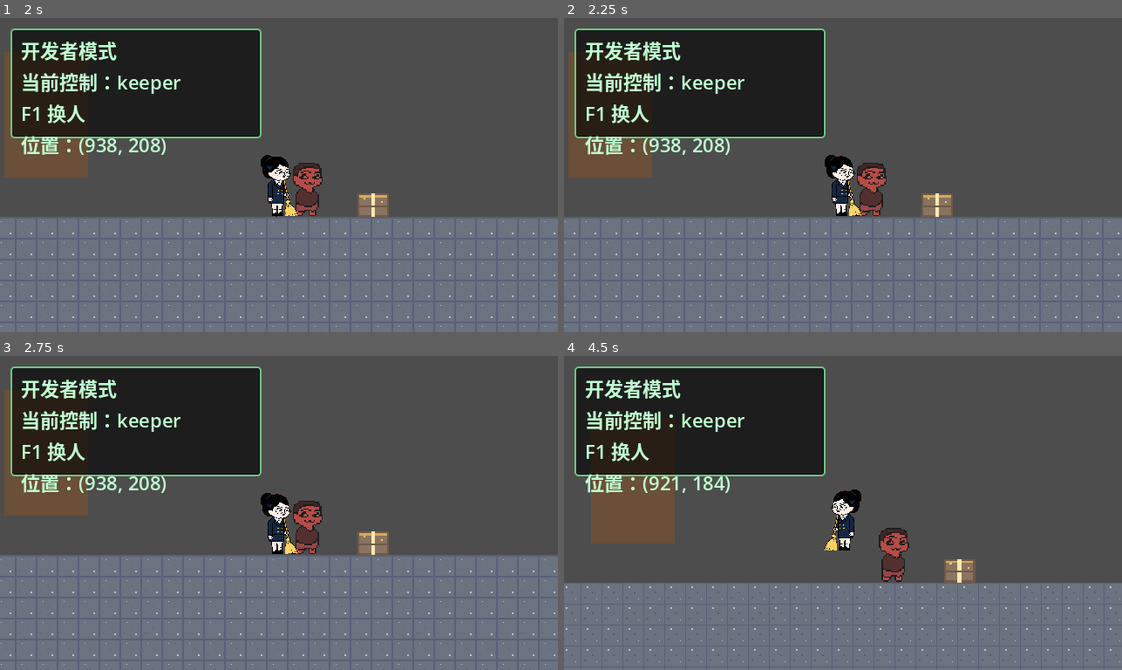
Above: before the commit, frames 1-4 (two rows, left to right).
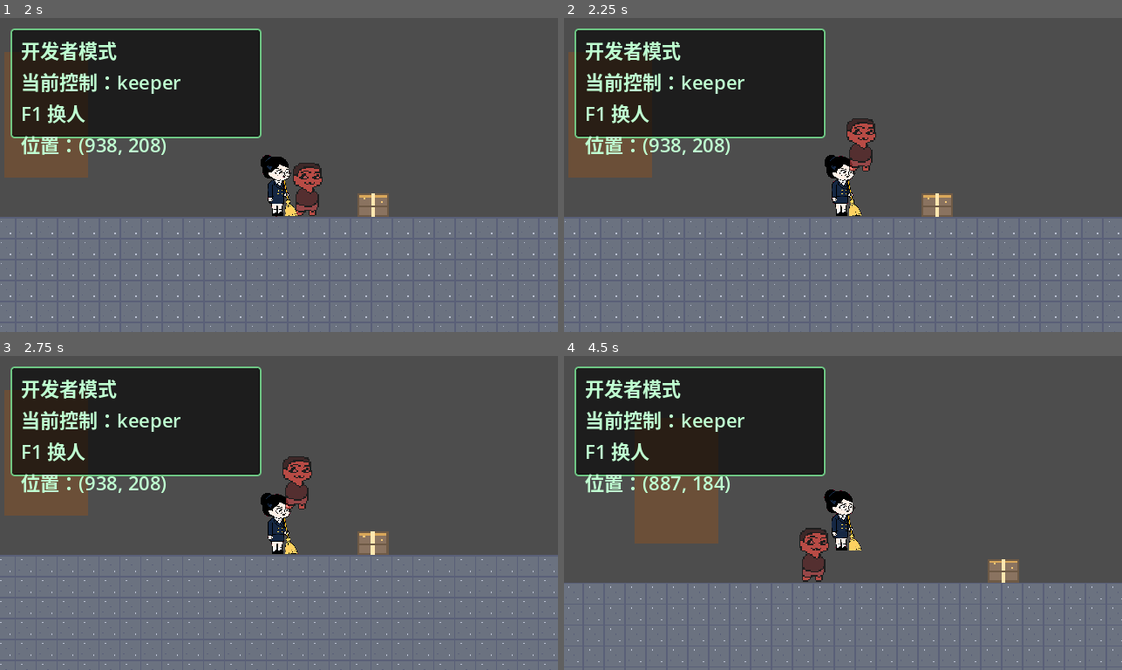
Above: after the commit, the same moments.

Repository: D939wh/----
Game: Godot game, scene res://场景/测试/阿姨打人自测.tscn
Same seed, same stepped clock (60 frames per second), same inputs: the game is played once before the commit and once after it. This scene is started directly instead of the project's main scene.
Inputs (mouse positions are in pixels of both pictures, inside the frame that each line leads up to):
- Up to frame 1 (2 s): tap Enter at 0.5 s; move the mouse to (401, 159) at 0.52 s; hold D (right) 0.53-1.25 s; hold G (grab) 0.53-1.25 s; click (401, 159) at 0.67 s; tap Space (jump) at 0.77, 1.07 s; tap F (interaction) at 0.8 s; drag from (167, 190) to (340, 225) at 1.27 s
- Up to frame 2 (2.25 s): move the mouse to (898, 105) at 2.02 s; hold D (right) from 2.03 s (still down); hold G (grab) from 2.03 s (still down)
- Up to frame 3 (2.75 s): keep holding D (right); keep holding G (grab); tap F (interaction) at 2.3 s
- Up to frame 4 (4.5 s): release D (right) at 2.75 s; release G (grab) at 2.75 s; drag from (815, 575) to (870, 525) at 2.77 s; tap Space (jump) at 3.5, 3.77, 4.07 s; move the mouse to (1010, 560) at 3.52 s; hold A (left) 3.53-4.25 s; tap E (open_door) at 3.6 s; tap F (interaction) at 3.8 s; drag from (675, 465) to (960, 553) at 4.27 s

Frame 1 is identical in both runs. In frame 2, 1.4% of the frame differs, in the area x 50-58%, y 31-64%; in frame 3, 1.6%; in frame 4, 6.5%, in the area x 0-100%, y 38-98%.

Commit message:
修两个bug：G一键扛人、瘫痪学生换层不挡路、切人计时器照走；无头回归全过

Diff:
--- /dev/null
+++ b/阿姨别追/场景/测试/切人卡死诊断.gd
@@ -0,0 +1,84 @@
+extends Node
+## 回归测试：G 一键扛人 + F1 切人不卡 + 瘫痪学生不挡路
+## 跑法：Godot --headless 场景/测试/切人卡死诊断.tscn
+
+var r := {}
+var s: Node
+var k: Node
+
+func _ready() -> void:
+	var packed: PackedScene = load("res://场景/主场景.tscn")
+	var scene := packed.instantiate()
+	get_parent().add_child.call_deferred(scene)
+	await get_tree().process_frame
+	await get_tree().physics_frame
+	await get_tree().physics_frame
+
+	s = scene.get_node("student")
+	k = scene.get_node("keeper")
+
+	Director.switch_control()
+	k.global_position = Vector2(900, 208)
+	s.global_position = Vector2(960, 208)
+	await _w(0.2)
+
+	# 打两下 → 瘫痪
+	await _tap("interaction")
+	await _w(1.3)
+	await _tap("interaction")
+	await _w(0.2)
+	r["1_打瘫"] = "血量 %d / 瘫痪 %s / 碰撞层 %d（应 2）" % [s.血量, s.瘫痪, s.collision_layer]
+
+	# 先验证「瘫痪不挡路」：等挥击后摇过去，宿管从 900 往右走 0.5 秒应越过 960
+	await _w(0.9)   # 后摇 0.8 秒，等它走完
+	var x0: float = k.global_position.x
+	Input.action_press("right")
+	await _w(0.5)
+	Input.action_release("right")
+	r["2_跨过瘫痪"] = "位移 %.0f（应 >120，不被 960 处的学生挡住）" % (k.global_position.x - x0)
+
+	# 走回学生身边，按一下 G（不按住）→ 应该直接扛起
+	k.global_position = Vector2(940, 208)
+	s.global_position = Vector2(960, 208)
+	await _w(0.2)
+	await _tap("grab")
+	await _w(0.2)
+	r["3_一键扛起"] = "扛着=%s（应 true） / 学生被扛=%s / 学生父节点=%s" % [
+		k._carried_student != null, s.被扛着, s.get_parent().name]
+
+	# F1 切到学生再切回，宿管应该还能走
+	Director.switch_control()
+	await _w(0.2)
+	var 中途 = Director.当前控制.name
+	Director.switch_control()
+	await _w(0.2)
+	r["4_切人"] = "切到 %s → 切回 %s" % [中途, Director.当前控制.name]
+
+	var x1: float = k.global_position.x
+	Input.action_press("right")
+	await _w(0.5)
+	Input.action_release("right")
+	r["5_切回能走"] = "位移 %.0f（应 >60，扛人 222 速）" % (k.global_position.x - x1)
+
+	# 放下 → 学生落回地面、还瘫着、碰撞层仍是 2
+	await _tap("grab")
+	await _w(0.4)
+	r["6_放下"] = "空肩=%s / 还瘫痪=%s / 父节点=%s / 层 %d" % [
+		k._carried_student == null, s.瘫痪, s.get_parent().name, s.collision_layer]
+
+	print("=== 一键扛人 + 切人回归 ===")
+	for key in r:
+		print("  %s: %s" % [key, r[key]])
+	get_tree().quit(0)
+
+
+func _w(t: float) -> void:
+	await get_tree().create_timer(t).timeout
+
+
+func _tap(action: String) -> void:
+	Input.action_press(action)
+	await get_tree().physics_frame
+	await get_tree().physics_frame
+	Input.action_release(action)
+	await _w(0.1)
--- /dev/null
+++ b/阿姨别追/场景/测试/切人卡死诊断.tscn
@@ -0,0 +1,6 @@
+[gd_scene load_steps=2 format=3 uid="uid://c1testswitch1"]
+
+[ext_resource type="Script" path="res://场景/测试/切人卡死诊断.gd" id="1_diag"]
+
+[node name="切人卡死诊断" type="Node"]
+script = ExtResource("1_diag")
--- a/阿姨别追/场景/测试/阿姨打人自测.gd
+++ b/阿姨别追/场景/测试/阿姨打人自测.gd
@@ -52,15 +52,14 @@
 	Input.action_release("right")
 	r["瘫了走不动"] = "宿管位移 %.0f（后摇中应为 0）" % (k.global_position.x - 900.0)
 
-	# —— CD 过去，贴身（20px）按住 G 读条 1.2 秒 → 扛上肩 ——
+	# —— CD 过去，贴身（20px）按一下 G → 直接扛上肩（20:01 改成一键，不再读条）——
 	await _wait(1.0)
 	k.global_position = Vector2(940, 208)
 	await _wait(0.1)
-	Input.action_press("grab")
-	await _wait(1.4)
-	r["读完条"] = "宿管扛着人=%s / 学生被扛=%s / 学生父节点=%s" % [
+	await _tap_g()
+	await _wait(0.2)
+	r["一键扛起"] = "宿管扛着人=%s / 学生被扛=%s / 学生父节点=%s" % [
 		k._carried_student != null, s.被扛着, s.get_parent().name]
-	Input.action_release("grab")
 
 	# —— 扛着人走：移速应 370×0.6=222，0.5 秒走约 100+px ——
 	var before := k.global_position.x
@@ -82,17 +81,6 @@
 	var 在地面: bool = absf(s.global_position.y - k.global_position.y) < 8.0
 	r["放下判in"] = "在脚边=%s / 在地面=%s" % [在脚边, 在地面]
 
-	# —— 打断验证：再按住 G 读条，读到一半走开 → 进度清零、扛不成 ——
-	await _wait(1.3)   # 等挥击 CD 过去
-	k.global_position = Vector2(940, 208)
-	await _wait(0.1)
-	Input.action_press("grab")
-	await _wait(0.6)                       # 读到一半（0.6 < 1.2）
-	k.global_position = Vector2(1140, 208)  # 宿管瞬移走开（超 60px 判定线）
-	await _wait(0.3)
-	Input.action_release("grab")
-	r["打断验证"] = "读条进度 %.2f（应清零为 0）/ 扛着人=%s（应 false）" % [
-		k._grab_progress, k._carried_student != null]
 
 	# —— 朝向验证：宿管先向左走（面朝左），学生对齐到她左侧，按 F 应朝左命中 ——
 	await _wait(1.3)   # 等挥击 CD
--- a/阿姨别追/角色/学生/student.gd
+++ b/阿姨别追/角色/学生/student.gd
@@ -44,6 +44,10 @@
 # 素材后面会换，现在「瘫痪」先用 变红+半透明 占位（红得像被打青了一样）。
 const MAX_HP: int = 2                      # 血量上限（格子数，不是小数）
 const 瘫痪变色 := Color(1.0, 0.35, 0.35, 0.6)  # 占位色：红 + 半透明，等美术素材
+## 瘫痪时身体换到第 2 层：宿管身体只认第 1 层，跨得过去不会被她绊住；
+## 但宿管的感应区（mask 11 = 1+2）照样能看见她，好按 G 扛起来。
+const 正常碰撞层: int = 1
+const 瘫痪碰撞层: int = 2
 
 var 血量: int = MAX_HP                     # 现在还剩几格
 var 瘫痪: bool = false                     # 两格打空了？瘫了不能动
@@ -363,6 +367,7 @@
 func _瘫了() -> void:
 	瘫痪 = true
 	velocity = Vector2.ZERO
+	collision_layer = 瘫痪碰撞层   # 瘫在地上，别人能跨过去（不然整条走廊被她堵死）
 	$AnimatedSprite2D.modulate = 瘫痪变色
 	print("[学生] 我瘫了（%d/%d 格）" % [血量, MAX_HP])
 
@@ -391,5 +396,6 @@
 func 拉起() -> void:
 	血量 = MAX_HP
 	瘫痪 = false
+	collision_layer = 正常碰撞层   # 站起来又能挡人了
 	$AnimatedSprite2D.modulate = Color.WHITE
 	print("[学生] 恢复了（%d/%d 格）" % [血量, MAX_HP])
--- a/阿姨别追/角色/宿管/宿管.gd
+++ b/阿姨别追/角色/宿管/宿管.gd
@@ -33,25 +33,19 @@
 
 # ── 挥击 / 抓捕 / 扛人（W2D2，2026-11-04）────────────────────
 # 策划案原数：挥击身前 2 米 × 120° 扇形、1 格伤害、站定才能挥、
-# 后摇 0.8 秒、CD 1.2 秒；抓捕贴身长按 1.2 秒读条，被打断则重置。
-# 学生拎人移速 −40% 不变（370 × 0.6 = 222）、不能爬梯。
-# 素材后面有，挥击动画先用现有帧占位（打中那一下学生变红半透明）。
+# 后摇 0.8 秒、CD 1.2 秒；拎人移速 −40%（370 × 0.6 = 222）、不能爬梯。
+# 20:01 主人改：抓捕不再是「按住读条」——学生瘫痪后按 G **一键直接扛**。
 const SWING_RANGE: float = 200.0        # 挥击距离（像素）。2 米 × 100 像素/米
 const SWING_ARC: float = 120.0          # 扇形角度（度）
 const SWING_RAYS: int = 12              # 扇形里打几条射线（越多越密，12 条足够）
 const SWING_RECOVER: float = 0.8        # 后摇：挥完这秒内不能再挥、不能动
 const SWING_CD: float = 1.2             # 冷却：从挥出起算，隔这秒才能再挥
-const GRAB_TIME: float = 1.2            # 抓捕读条总时长（秒）
-const GRAB_RANGE: float = 40.0          # 多近算「贴身」（像素）
 const CARRY_STUDENT_OFFSET := Vector2(14, -34)  # 学生扛在肩上的相对位置
 const CARRY_SPEED_MULT: float = 0.6     # 扛人时移速乘它（策划案 −40%）
 
 var _swing_cd_left: float = 0.0         # 挥击冷却还剩几秒
 var _swing_recover_left: float = 0.0    # 后摇还剩几秒（>0 时不能动）
 var _swing_dir: float = 1.0             # 面朝哪边（1 右 / -1 左）。出生默认朝右，之后随方向键更新
-var _grabbing: bool = false             # 正在长按读条抓人？
-var _grab_target: Node = null           # 读条目标是哪个学生
-var _grab_progress: float = 0.0         # 读条进度（0~1）
 var _carried_student: Node = null       # 正扛着哪个学生（null = 空肩）
 
 var _on_ladder: bool = false
@@ -88,6 +82,10 @@
 
 
 func _physics_process(delta: float) -> void:
+	# 计时器照走，跟「现在谁被控制」无关 —— 不然切走再切回来会先僵 0.8 秒
+	_swing_cd_left = maxf(_swing_cd_left - delta, 0.0)
+	_swing_recover_left = maxf(_swing_recover_left - delta, 0.0)
+
 	# 没被控制时：不吃键盘，但照常受重力，不会浮在空中
 	if not _受控():
 		velocity.x = move_toward(velocity.x, 0.0, FRICTION * delta)
@@ -118,37 +116,19 @@
 	if Input.is_action_just_pressed("open_door"):
 		_开门()
 
-	# ── W2D2 · 键位各管一件事（18:51 主人验收定的：攻击/搬运分开）──
+	# ── W2D2 · 键位各管一件事（20:01 主人定的：攻击/搬运分开，搬运一键）──
 	#   F（interaction）→ 只挥击（攻击）
-	#   G（grab）       → 只扛人：扛着就放下；贴身有瘫痪学生就按住读条扛上肩
+	#   G（grab）       → 只扛人：扛着就放下；贴身有瘫痪学生就**一键直接扛**
 	_更新朝向()
 	if Input.is_action_just_pressed("interaction"):
 		_挥击()
 	if Input.is_action_just_pressed("grab"):
 		if _carried_student != null:
 			_放下学生()
-		elif _贴身瘫痪学生() != null:
-			_grabbing = true
-			_grab_target = _贴身瘫痪学生()
-			_grab_progress = 0.0
-			print("[宿管] 开始抓捕读条（按住 G 别松）")
-
-	# ── 读条推进：按住 G 且目标还在贴身范围内，1.2 秒满 → 扛上肩 ──
-	if _grabbing:
-		if not Input.is_action_pressed("grab") or _grab_target == null \
-				or not is_instance_valid(_grab_target) \
-				or global_position.distance_to(_grab_target.global_position) > GRAB_RANGE * 1.5:
-			print("[宿管] 抓捕被打断，进度清零")
-			_grabbing = false
-			_grab_target = null
-			_grab_progress = 0.0
 		else:
-			_grab_progress += delta / GRAB_TIME
-			if _grab_progress >= 1.0:
-				_扛起(_grab_target)
-				_grabbing = false
-				_grab_target = null
-				_grab_progress = 0.0
+			var 目标 := _贴身瘫痪学生()
+			if 目标 != null:
+				_扛起(目标)
 
 	# ── 重力 ──
 	if not is_on_floor():
@@ -178,20 +158,16 @@
 		velocity.y *= JUMP_CUT
 
 	# ── 左右速度 ──
-	# 三个状态影响移速：后摇站定（挥完那 0.8 秒）、扛人 ×0.6（策划案 −40%）、读条时站定
+	# 两个状态影响移速：后摇站定（挥完那 0.8 秒）、扛人 ×0.6（策划案 −40%）
 	var 走速 := SPEED
 	if _carried_student != null:
 		走速 = SPEED * CARRY_SPEED_MULT
-	if dir != 0.0 and _swing_recover_left <= 0.0 and not _grabbing:
+	if dir != 0.0 and _swing_recover_left <= 0.0:
 		var same_dir := signf(velocity.x) == signf(dir)
 		if not (not is_on_floor() and same_dir and absf(velocity.x) > 走速):
 			velocity.x = move_toward(velocity.x, dir * 走速, ACCEL * delta)
 	else:
 		velocity.x = move_toward(velocity.x, 0.0, FRICTION * delta)
-
-	# ── 挥击冷却/后摇计时（每帧减一点）──
-	_swing_cd_left = maxf(_swing_cd_left - delta, 0.0)
-	_swing_recover_left = maxf(_swing_recover_left - delta, 0.0)
 
 	# 扛着学生时，把他摆到肩上（位置每帧算，跟学生搬箱子同一个套路）
 	if _carried_student != null and is_instance_valid(_carried_student):
--- a/阿姨别追/角色/宿管/宿管.tscn
+++ b/阿姨别追/角色/宿管/宿管.tscn
@@ -58,7 +58,7 @@
 [node name="PickupZone" type="Area2D" parent="."]
 position = Vector2(0, -24)
 collision_layer = 0
-collision_mask = 9
+collision_mask = 11
 
 [node name="CollisionShape2D" type="CollisionShape2D" parent="PickupZone"]
 shape = SubResource("RectangleShape2D_zone")
Not shown, changed: _项目简报.md
